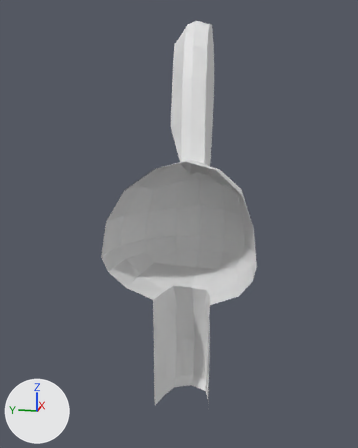
The Blender file peto.blend: old version first, new version second.
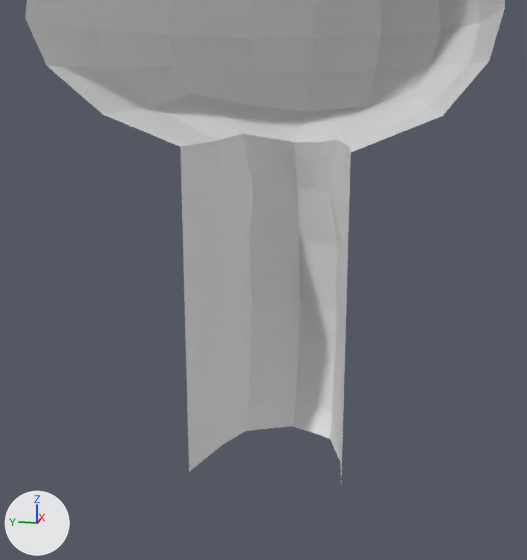
Each version is shown whole from a 50 mm lens placed at (-3.54, -0.67, 1.23), pointed at (0.5, 0.14, 0.22), then close up from a 50 mm lens placed at (-1.88, -0.35, -0.16), pointed at (0.28, 0.08, -0.7). Lighting does not change. The marker at lower left points along +X, +Y and +Z.
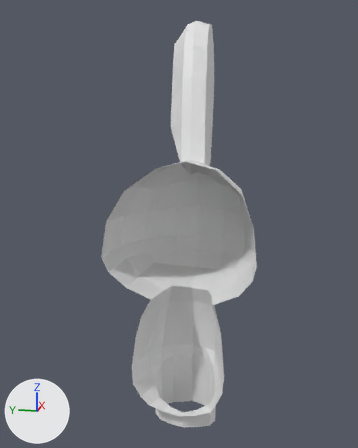
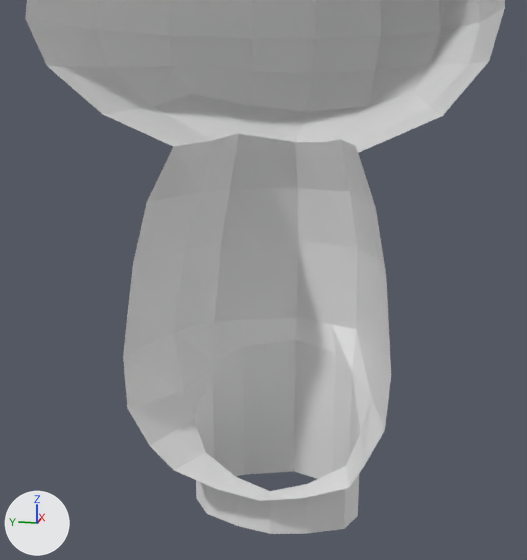
What differs and where, as boxes [x1, y1, x2, y2] in the close-ups (527 x 560 px; the box of a moved part takes in the faces that stretch with it):
'Cube', reshaped
    before: [25, 0, 505, 483]
    after: [25, 0, 505, 534]
part 1 of me_cube_001, moved or reshaped
    before: [112, 117, 438, 483]
    after: [112, 117, 438, 534]

The change, as a diff of the scene's bpy script:
```diff
--- a/peto.blend.py
+++ b/peto.blend.py
@@ me_cube_001 @@
 # used by ob_cube; location = (0.0, 0.0, 0.0)
-me_cube_001.from_pydata(...)  # 162 vertices, 144 faces; spans x 0.0..1.03, y -0.54..0.67, z -1.22..1.89
+me_cube_001.from_pydata(...)  # 170 vertices, 150 faces; spans x 0.0..1.03, y -0.54..0.67, z -1.44..1.89
+# me_cube_001 part 1
+# 13 vertices are removed from x 0.0..0.43, y -0.2..0.25, z -1.22..-1.15
+# 16 faces are deleted
+# 4 vertices in x 0.0..0.36, y -0.2..-0.07, z -0.43..-0.27 move by (0.0, -0.02, 0.0)
+# 4 vertices in x 0.0..0.33, y -0.2..-0.11, z -1.15..-0.43 move by (0.0, -0.06, 0.0)
+# 39 vertices move from x 0.0..0.5, y -0.2..0.25, z -1.22..-0.26 to x 0.0..0.48, y -0.32..0.44, z -1.29..-0.26
+# 21 vertices are added at x 0.0..0.45, y -0.23..0.3, z -1.44..-1.15
+# 22 new faces join them
```
